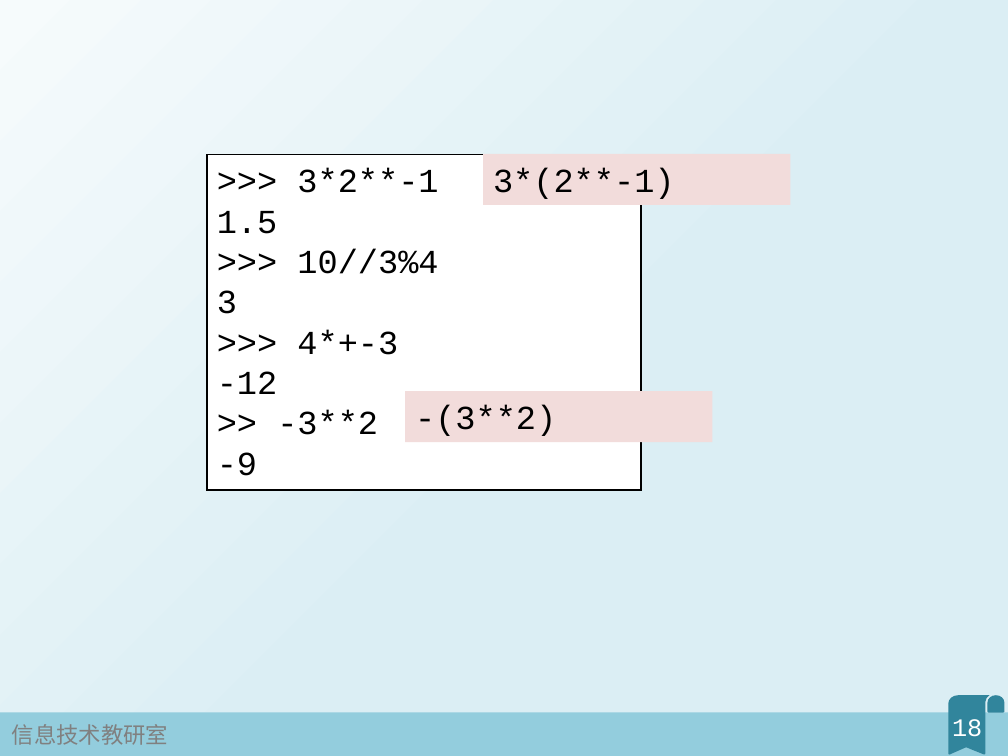
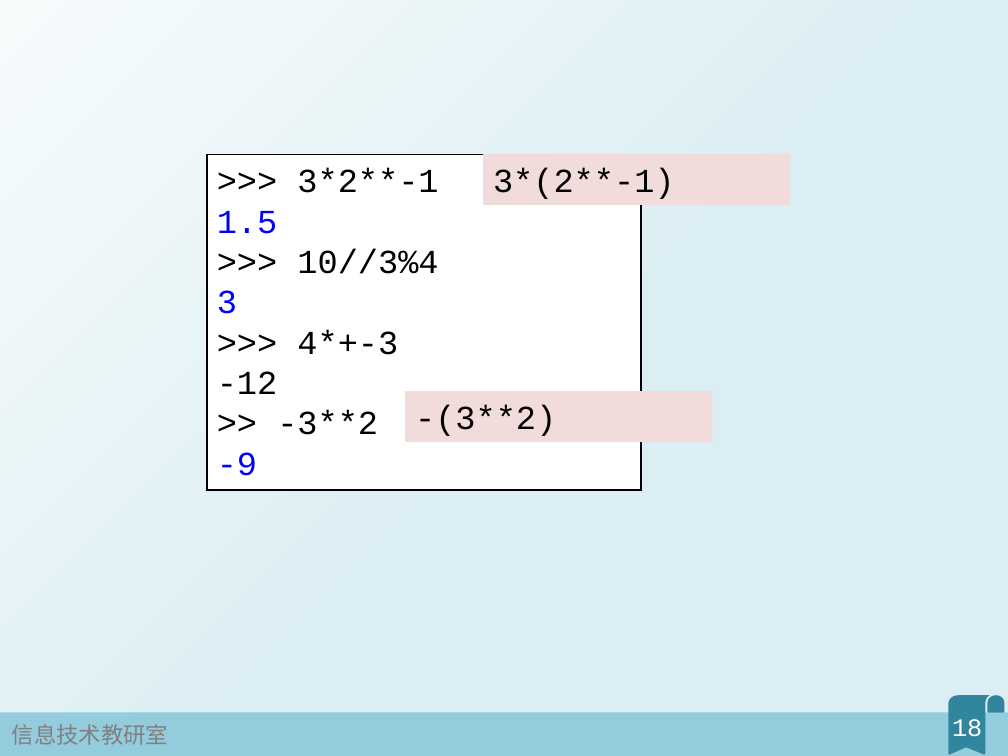
Before and after one commit to fjzfmxd/-, a slide deck: slide 18 of 2Python基本类型/幻灯片.pptx. Drawn at 1008x756 pixels with LibreOffice and Linux fonts; fonts in the diff are those of the drawing. Boxes give left, top, right and bottom in pixels: in the first picture for what was removed or moved away, otherwise in the second. Text is boxed around its words. In the diff, an @@ line names an element or a change of style, - is before the commit and + after.

```diff
--- a/2Python基本类型/幻灯片.pptx
+++ b/2Python基本类型/幻灯片.pptx
@@ text in rectangle at bbox=[217, 211, 278, 476]: text colour #000000 to #0000FF in "1.5", "3", "-9" @@
```
Also in this commit, not shown: 1 other file.
